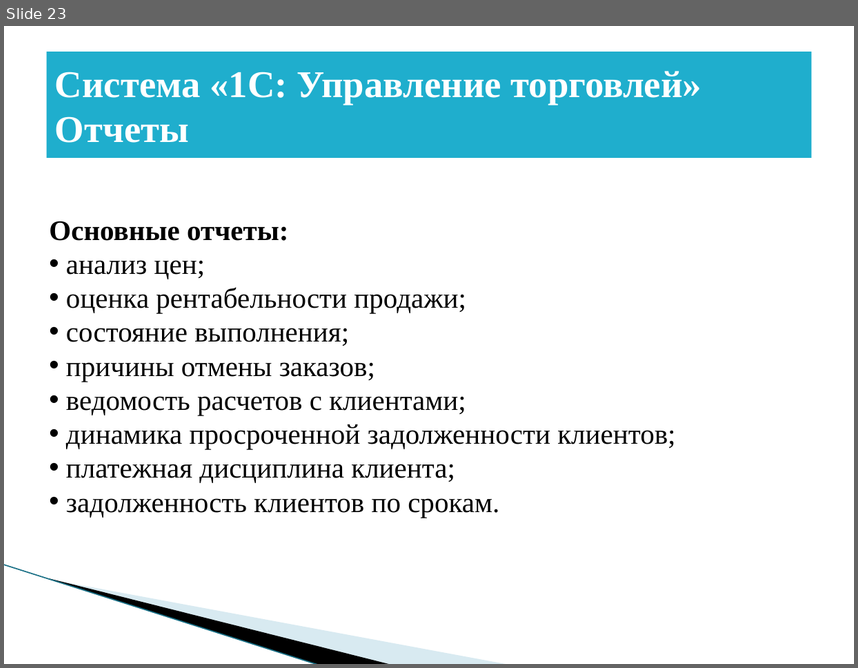
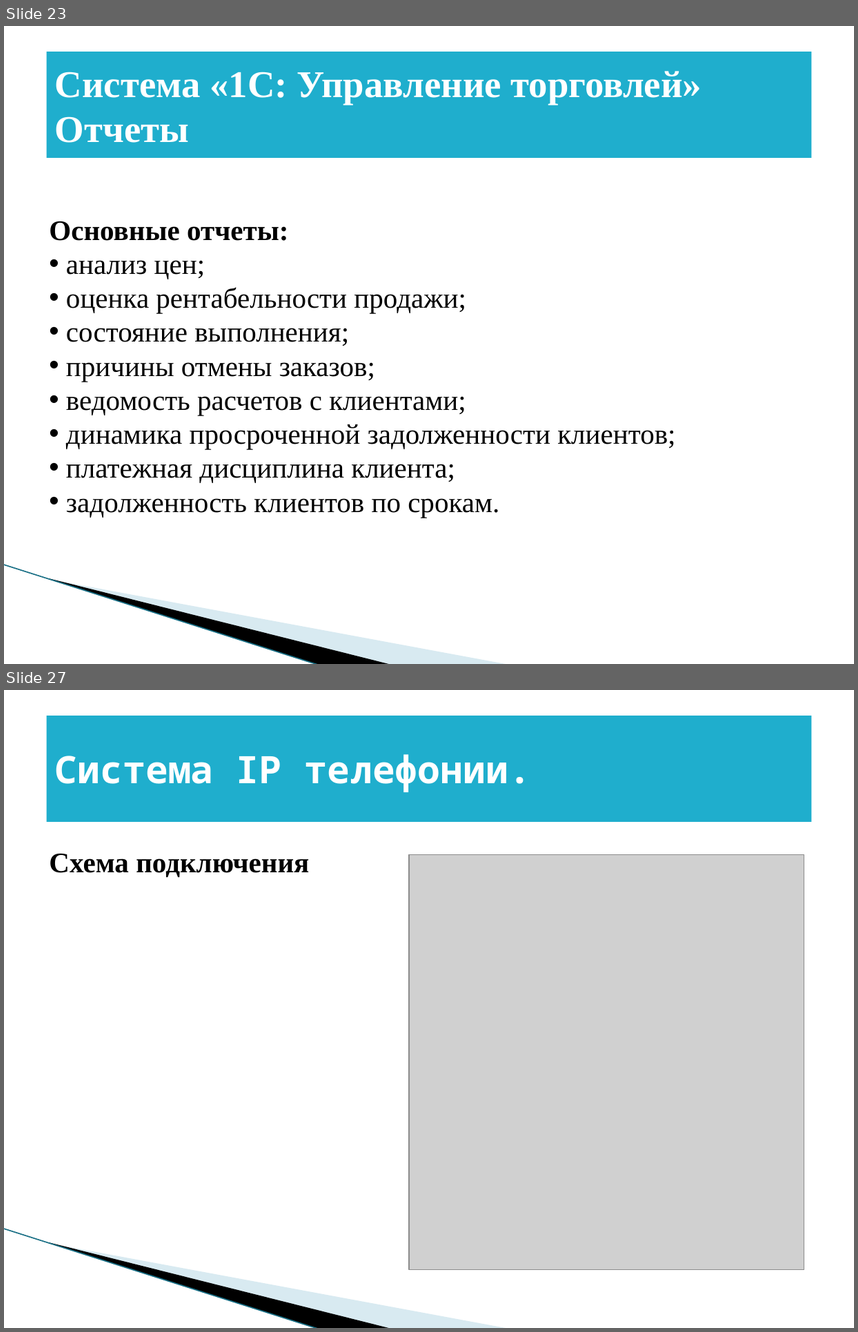
Before and after one commit to BadMax-Kirov/VKR, a slide deck: Выпускная квалификационная работа.pptx. Shown one above the other, each under a label of ours: slide 23 before the commit, slides 23 and 27 after it; the slides between them are not shown. The pictures are 858x668 and 858x1332 pixels, drawn with LibreOffice and Linux fonts; fonts in the diff are those of the drawing; grey boxes stand for pictures; background and template pictures are left out. Boxes give left, top, right and bottom in pixels: in the first picture for what was removed or moved away, otherwise in the second. Text is boxed around its words. In the diff, an @@ line names an element or a change of style, - is before the commit and + after.

```diff
--- a/Выпускная квалификационная работа.pptx
+++ b/Выпускная квалификационная работа.pptx
@@ slide 27 added at [4,690,854,1328], background #FFFFFF; not listed: 3 template elements that a slide beside it also shows @@
@@ title added at [47,716,811,822], fill #1FAECD, 32 pt, text #FFFFFF, bold @@
+Система IP телефонии.
@@ text added at [49,853,309,877], 24 pt, text #000000, bold @@
+Схема подключения
@@ picture added at [408,855,804,1270] @@
```
Also in this commit, not shown: 5 slides changed, 5 other slides added, 1 other file.
